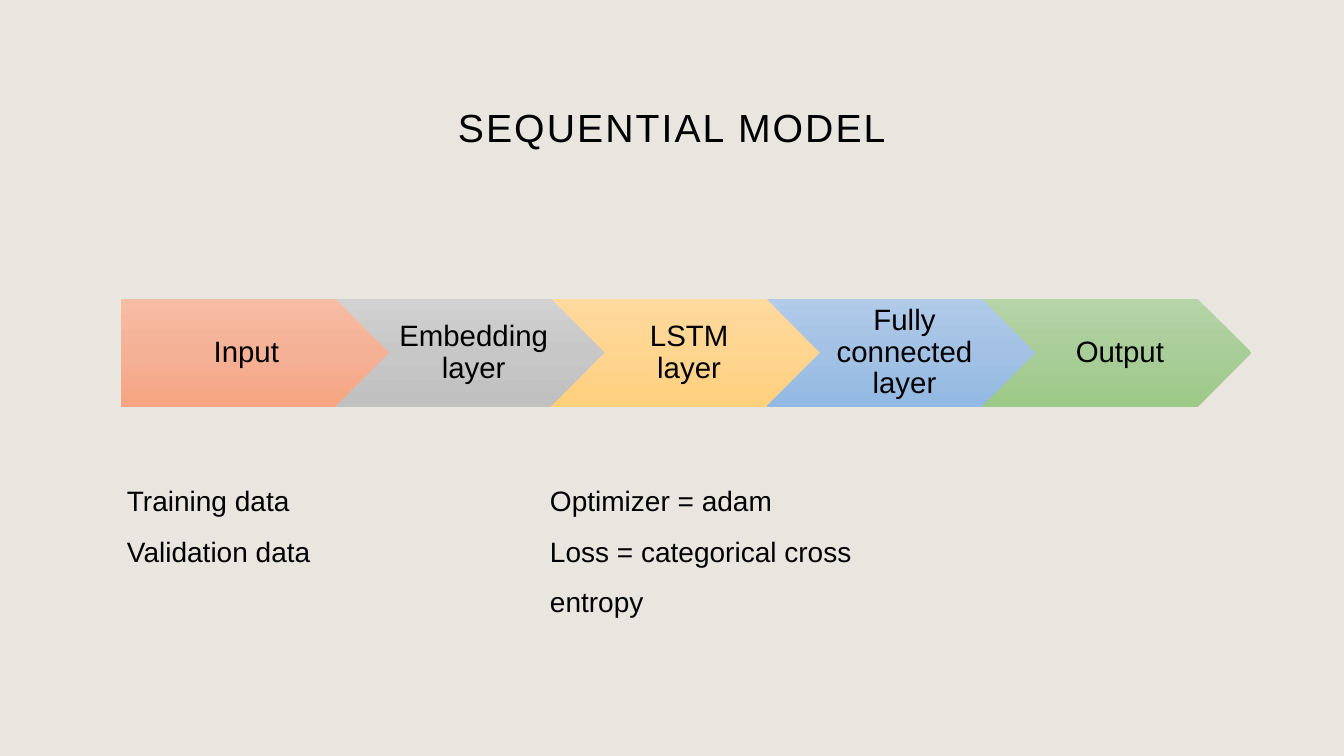
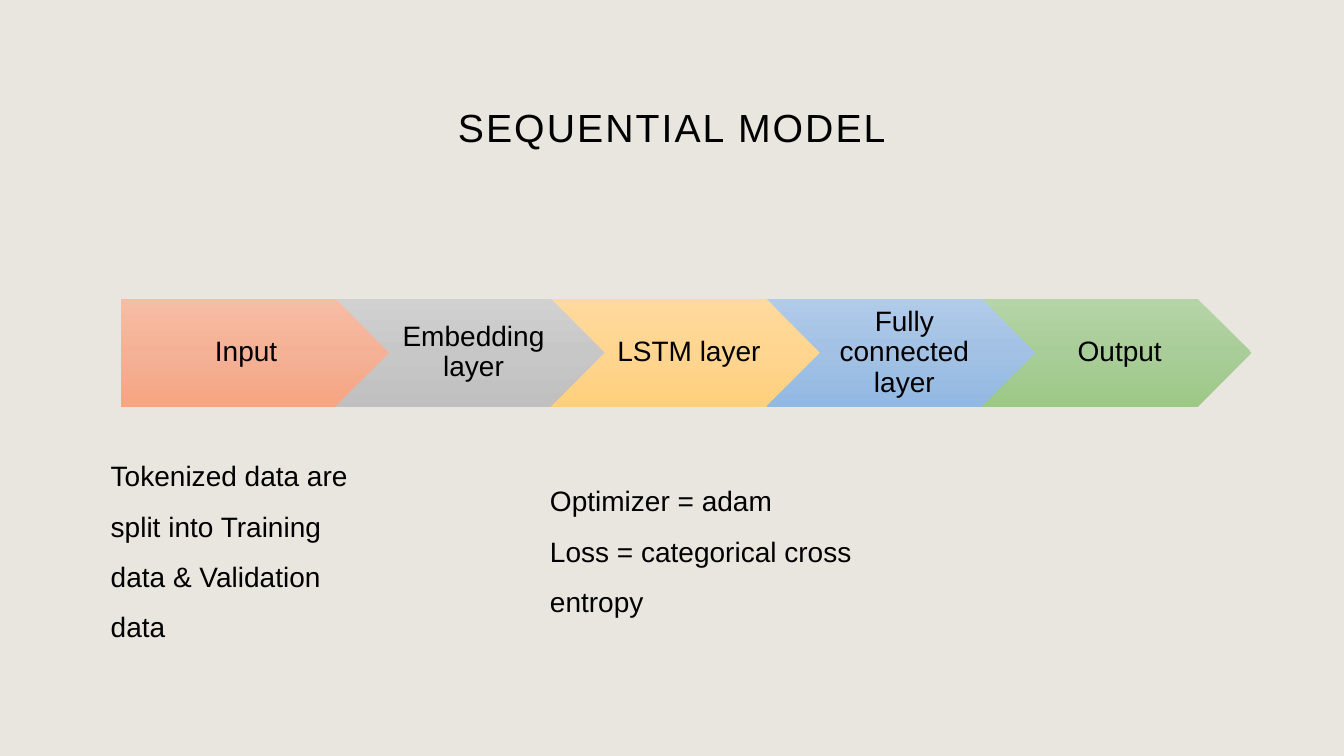
Before and after one commit to ngannk92/tweet_sentiment, a slide deck: slide 12 of tweet sentiment.pptx. Drawn at 1344x756 pixels with LibreOffice and Linux fonts; fonts in the diff are those of the drawing. Boxes give left, top, right and bottom in pixels: in the first picture for what was removed or moved away, otherwise in the second. Text is boxed around its words. In the diff, an @@ line names an element or a change of style, - is before the commit and + after.

```diff
--- a/tweet sentiment.pptx
+++ b/tweet sentiment.pptx
@@ size 21 to 20 pt in 5 elements at (215,341,277,366), (403,325,545,382), (617,340,761,366), (840,310,969,397), (1078,341,1162,366) @@
@@ text at (111,465,347,638): text changed @@
-Training data
-Validation data
+Tokenized data are split into Training data & Validation data
```
Also in this commit, not shown: 2 other slides changed, 2 slides added.
